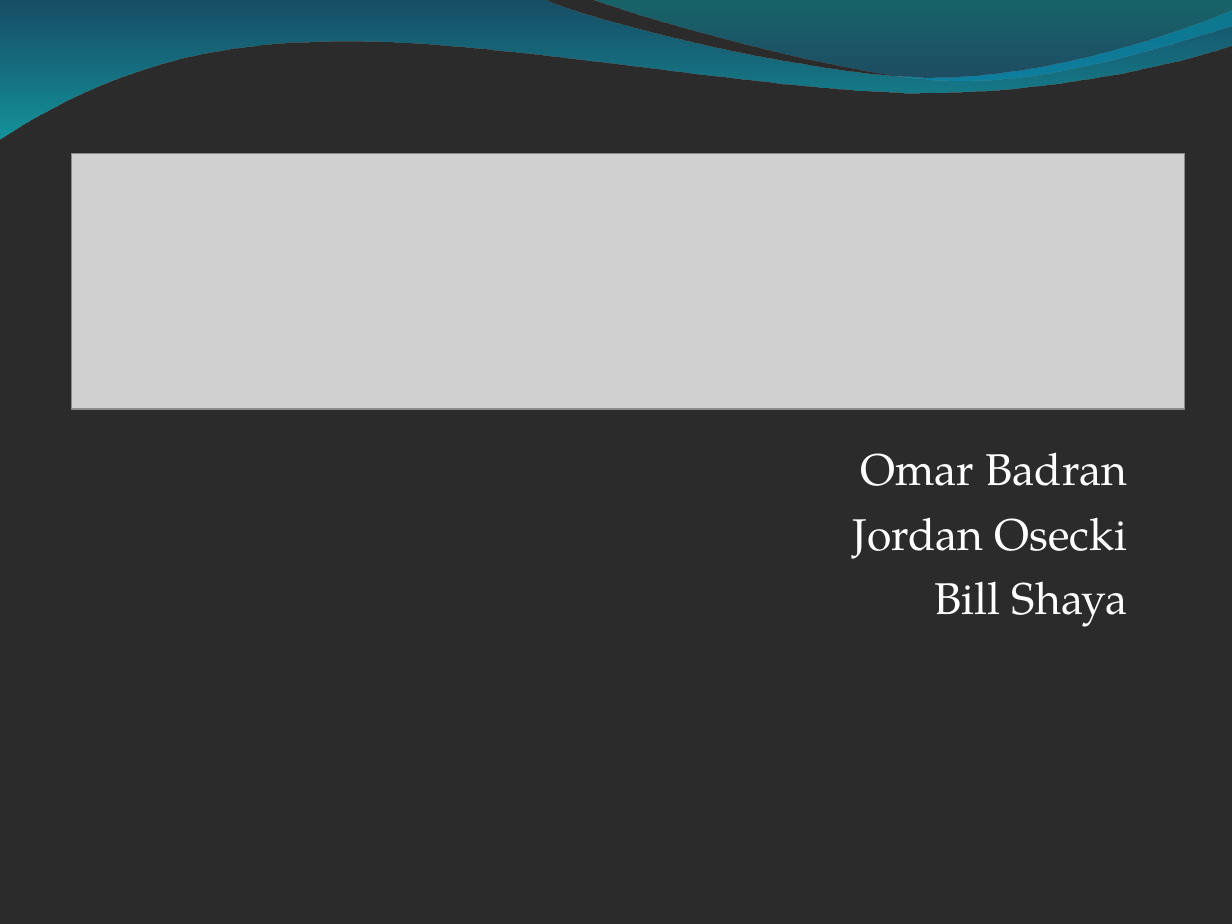
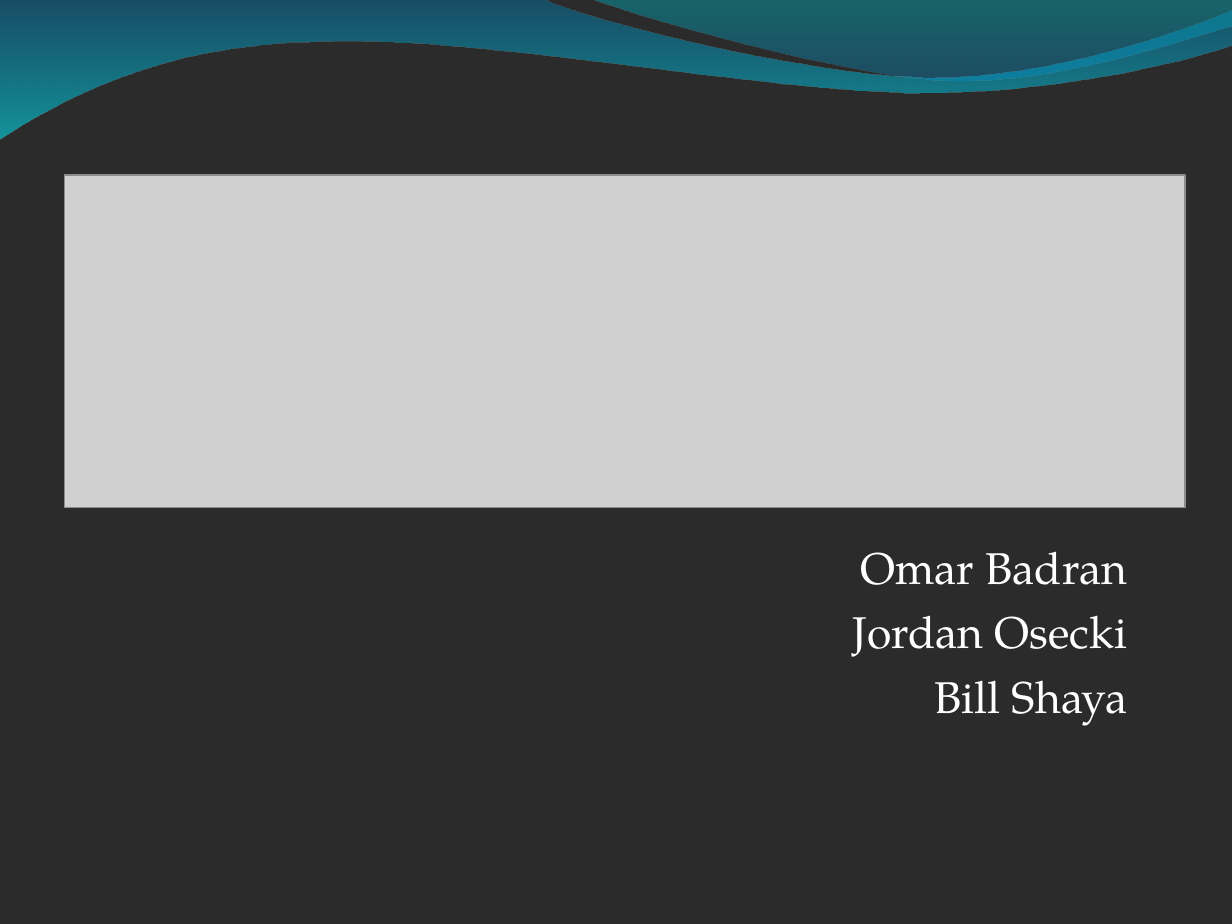
Before and after one commit to osecki/cs647, a slide deck: slide 1 of Documentation/Presentation.ppt. Drawn at 1232x924 pixels with LibreOffice and Linux fonts; fonts in the diff are those of the drawing; grey boxes stand for pictures; background and template pictures are left out; a plain dark background stands for a picture behind light text. Boxes give left, top, right and bottom in pixels: in the first picture for what was removed or moved away, otherwise in the second. Text is boxed around its words. In the diff, an @@ line names an element or a change of style, - is before the commit and + after.

```diff
--- a/Documentation/Presentation.ppt
+++ b/Documentation/Presentation.ppt
@@ picture: place and size @@
-picture at <box>71,154,1184,409</box>
+picture at <box>64,175,1185,508</box>
@@ subtitle "Omar Badran": place and size @@
-subtitle "Omar Badran" at <box>852,452,1128,627</box>
+subtitle "Omar Badran" at <box>852,551,1128,726</box>
```
Also in this commit, not shown: 5 other slides changed, 2 other files.
